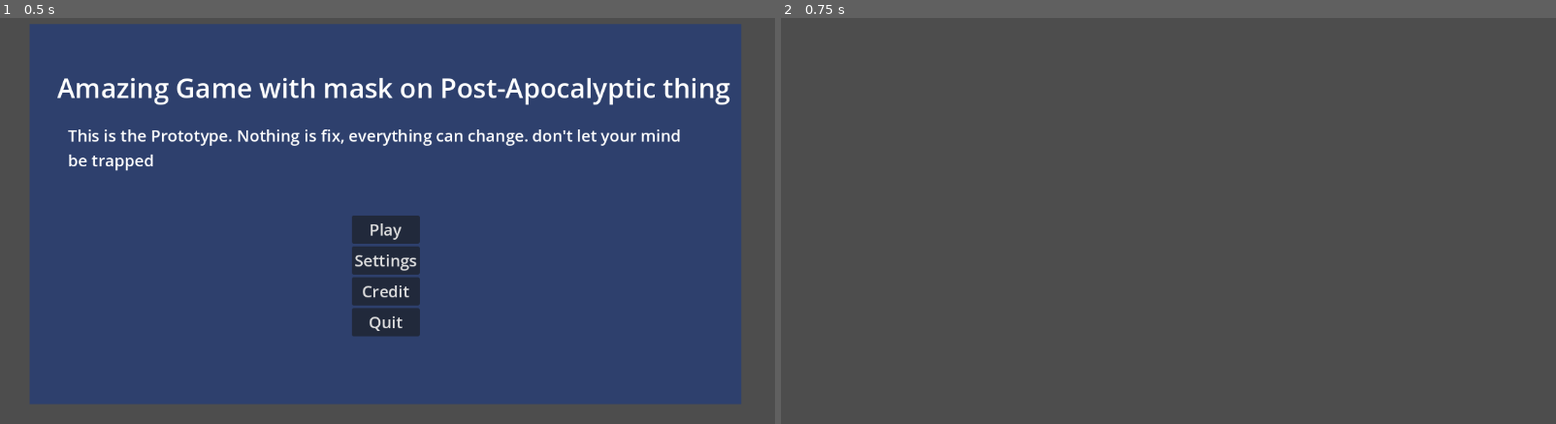
Above: before the commit, frames 1-2 (left to right).
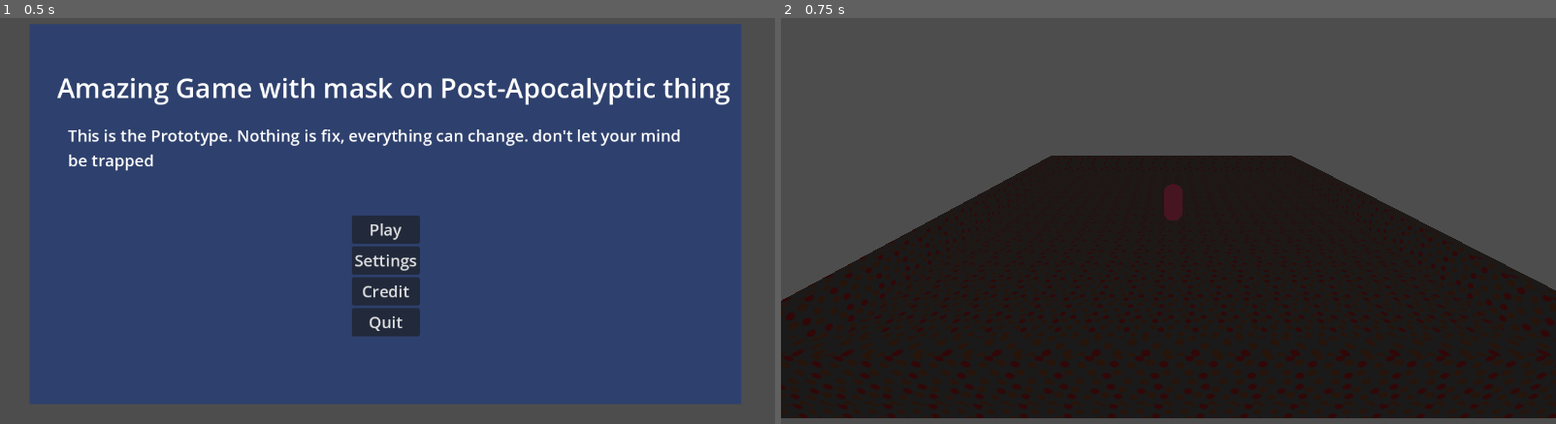
Above: after the commit, the same moments.

Repository: icvara/GGJ26
Game: Godot game, scene res://Menu/Landing_menu.tscn
The game is run twice, just before and just after one commit, with the same random seed, the same clock (stepped at 60 frames per second) and the same inputs.
Inputs:
- Up to frame 1 (0.5 s): no input
- Up to frame 2 (0.75 s): click "Play" at 0.5 s

Frame 1 is identical in both runs. In frame 2, 53% of the frame differs, in the area x 0-100%, y 33-99%.

Commit message:
player can be tested, first world environment for testing is done

Diff:
--- a/godot-ggj-26/Maps/world_map_v_1.tscn
+++ b/godot-ggj-26/Maps/world_map_v_1.tscn
@@ -10,6 +10,9 @@
 material = SubResource("StandardMaterial3D_nksan")
 size = Vector3(20, 0.5, 20)
 
+[sub_resource type="ConcavePolygonShape3D" id="ConcavePolygonShape3D_t4e86"]
+data = PackedVector3Array(-10, 0.25, 10, 10, 0.25, 10, -10, -0.25, 10, 10, 0.25, 10, 10, -0.25, 10, -10, -0.25, 10, 10, 0.25, -10, -10, 0.25, -10, 10, -0.25, -10, -10, 0.25, -10, -10, -0.25, -10, 10, -0.25, -10, 10, 0.25, 10, 10, 0.25, -10, 10, -0.25, 10, 10, 0.25, -10, 10, -0.25, -10, 10, -0.25, 10, -10, 0.25, -10, -10, 0.25, 10, -10, -0.25, -10, -10, 0.25, 10, -10, -0.25, 10, -10, -0.25, -10, 10, 0.25, 10, -10, 0.25, 10, 10, 0.25, -10, -10, 0.25, 10, -10, 0.25, -10, 10, 0.25, -10, -10, -0.25, 10, 10, -0.25, 10, -10, -0.25, -10, 10, -0.25, 10, 10, -0.25, -10, -10, -0.25, -10)
+
 [sub_resource type="StandardMaterial3D" id="StandardMaterial3D_67lws"]
 albedo_texture = ExtResource("1_t4e86")
 uv1_triplanar = true
@@ -17,6 +20,18 @@
 [sub_resource type="BoxMesh" id="BoxMesh_yti1e"]
 material = SubResource("StandardMaterial3D_67lws")
 size = Vector3(0.5, 1.5, 20)
+
+[sub_resource type="ConcavePolygonShape3D" id="ConcavePolygonShape3D_nksan"]
+data = PackedVector3Array(-0.25, 0.75, 10, 0.25, 0.75, 10, -0.25, -0.75, 10, 0.25, 0.75, 10, 0.25, -0.75, 10, -0.25, -0.75, 10, 0.25, 0.75, -10, -0.25, 0.75, -10, 0.25, -0.75, -10, -0.25, 0.75, -10, -0.25, -0.75, -10, 0.25, -0.75, -10, 0.25, 0.75, 10, 0.25, 0.75, -10, 0.25, -0.75, 10, 0.25, 0.75, -10, 0.25, -0.75, -10, 0.25, -0.75, 10, -0.25, 0.75, -10, -0.25, 0.75, 10, -0.25, -0.75, -10, -0.25, 0.75, 10, -0.25, -0.75, 10, -0.25, -0.75, -10, 0.25, 0.75, 10, -0.25, 0.75, 10, 0.25, 0.75, -10, -0.25, 0.75, 10, -0.25, 0.75, -10, 0.25, 0.75, -10, -0.25, -0.75, 10, 0.25, -0.75, 10, -0.25, -0.75, -10, 0.25, -0.75, 10, 0.25, -0.75, -10, -0.25, -0.75, -10)
+
+[sub_resource type="ConcavePolygonShape3D" id="ConcavePolygonShape3D_c61m7"]
+data = PackedVector3Array(-0.25, 0.75, 10, 0.25, 0.75, 10, -0.25, -0.75, 10, 0.25, 0.75, 10, 0.25, -0.75, 10, -0.25, -0.75, 10, 0.25, 0.75, -10, -0.25, 0.75, -10, 0.25, -0.75, -10, -0.25, 0.75, -10, -0.25, -0.75, -10, 0.25, -0.75, -10, 0.25, 0.75, 10, 0.25, 0.75, -10, 0.25, -0.75, 10, 0.25, 0.75, -10, 0.25, -0.75, -10, 0.25, -0.75, 10, -0.25, 0.75, -10, -0.25, 0.75, 10, -0.25, -0.75, -10, -0.25, 0.75, 10, -0.25, -0.75, 10, -0.25, -0.75, -10, 0.25, 0.75, 10, -0.25, 0.75, 10, 0.25, 0.75, -10, -0.25, 0.75, 10, -0.25, 0.75, -10, 0.25, 0.75, -10, -0.25, -0.75, 10, 0.25, -0.75, 10, -0.25, -0.75, -10, 0.25, -0.75, 10, 0.25, -0.75, -10, -0.25, -0.75, -10)
+
+[sub_resource type="ConcavePolygonShape3D" id="ConcavePolygonShape3D_67lws"]
+data = PackedVector3Array(-0.25, 0.75, 10, 0.25, 0.75, 10, -0.25, -0.75, 10, 0.25, 0.75, 10, 0.25, -0.75, 10, -0.25, -0.75, 10, 0.25, 0.75, -10, -0.25, 0.75, -10, 0.25, -0.75, -10, -0.25, 0.75, -10, -0.25, -0.75, -10, 0.25, -0.75, -10, 0.25, 0.75, 10, 0.25, 0.75, -10, 0.25, -0.75, 10, 0.25, 0.75, -10, 0.25, -0.75, -10, 0.25, -0.75, 10, -0.25, 0.75, -10, -0.25, 0.75, 10, -0.25, -0.75, -10, -0.25, 0.75, 10, -0.25, -0.75, 10, -0.25, -0.75, -10, 0.25, 0.75, 10, -0.25, 0.75, 10, 0.25, 0.75, -10, -0.25, 0.75, 10, -0.25, 0.75, -10, 0.25, 0.75, -10, -0.25, -0.75, 10, 0.25, -0.75, 10, -0.25, -0.75, -10, 0.25, -0.75, 10, 0.25, -0.75, -10, -0.25, -0.75, -10)
+
+[sub_resource type="ConcavePolygonShape3D" id="ConcavePolygonShape3D_yti1e"]
+data = PackedVector3Array(-0.25, 0.75, 10, 0.25, 0.75, 10, -0.25, -0.75, 10, 0.25, 0.75, 10, 0.25, -0.75, 10, -0.25, -0.75, 10, 0.25, 0.75, -10, -0.25, 0.75, -10, 0.25, -0.75, -10, -0.25, 0.75, -10, -0.25, -0.75, -10, 0.25, -0.75, -10, 0.25, 0.75, 10, 0.25, 0.75, -10, 0.25, -0.75, 10, 0.25, 0.75, -10, 0.25, -0.75, -10, 0.25, -0.75, 10, -0.25, 0.75, -10, -0.25, 0.75, 10, -0.25, -0.75, -10, -0.25, 0.75, 10, -0.25, -0.75, 10, -0.25, -0.75, -10, 0.25, 0.75, 10, -0.25, 0.75, 10, 0.25, 0.75, -10, -0.25, 0.75, 10, -0.25, 0.75, -10, 0.25, 0.75, -10, -0.25, -0.75, 10, 0.25, -0.75, 10, -0.25, -0.75, -10, 0.25, -0.75, 10, 0.25, -0.75, -10, -0.25, -0.75, -10)
 
 [node name="World_map_v1" type="Node3D"]
 
@@ -26,20 +41,45 @@
 mesh = SubResource("BoxMesh_c61m7")
 skeleton = NodePath("../..")
 
+[node name="StaticBody3D" type="StaticBody3D" parent="Ground/MeshInstance3D"]
+
+[node name="CollisionShape3D" type="CollisionShape3D" parent="Ground/MeshInstance3D/StaticBody3D"]
+shape = SubResource("ConcavePolygonShape3D_t4e86")
+
 [node name="Walls" type="Node3D" parent="."]
 
 [node name="MeshInstance3D" type="MeshInstance3D" parent="Walls"]
 transform = Transform3D(1, 0, 0, 0, 1, 0, 0, 0, 1, -9.75, 1, 0)
 mesh = SubResource("BoxMesh_yti1e")
 
+[node name="StaticBody3D" type="StaticBody3D" parent="Walls/MeshInstance3D"]
+
+[node name="CollisionShape3D" type="CollisionShape3D" parent="Walls/MeshInstance3D/StaticBody3D"]
+shape = SubResource("ConcavePolygonShape3D_nksan")
+
 [node name="MeshInstance3D2" type="MeshInstance3D" parent="Walls"]
 transform = Transform3D(1, 0, 0, 0, 1, 0, 0, 0, 1, 9.75, 1, 0)
 mesh = SubResource("BoxMesh_yti1e")
+
+[node name="StaticBody3D" type="StaticBody3D" parent="Walls/MeshInstance3D2"]
+
+[node name="CollisionShape3D2" type="CollisionShape3D" parent="Walls/MeshInstance3D2/StaticBody3D"]
+shape = SubResource("ConcavePolygonShape3D_c61m7")
 
 [node name="MeshInstance3D3" type="MeshInstance3D" parent="Walls"]
 transform = Transform3D(-4.371139e-08, 0, 1, 0, 1, 0, -1, 0, -4.371139e-08, 0, 1, -9.75)
 mesh = SubResource("BoxMesh_yti1e")
 
+[node name="StaticBody3D" type="StaticBody3D" parent="Walls/MeshInstance3D3"]
+
+[node name="CollisionShape3D3" type="CollisionShape3D" parent="Walls/MeshInstance3D3/StaticBody3D"]
+shape = SubResource("ConcavePolygonShape3D_67lws")
+
 [node name="MeshInstance3D4" type="MeshInstance3D" parent="Walls"]
 transform = Transform3D(-4.371139e-08, 0, 1, 0, 1, 0, -1, 0, -4.371139e-08, 0, 1, 9.75)
 mesh = SubResource("BoxMesh_yti1e")
+
+[node name="StaticBody3D" type="StaticBody3D" parent="Walls/MeshInstance3D4"]
+
+[node name="CollisionShape3D4" type="CollisionShape3D" parent="Walls/MeshInstance3D4/StaticBody3D"]
+shape = SubResource("ConcavePolygonShape3D_yti1e")
--- a/godot-ggj-26/main_game.tscn
+++ b/godot-ggj-26/main_game.tscn
@@ -1,13 +1,25 @@
-[gd_scene load_steps=2 format=3 uid="uid://dqmbeay2a7elk"]
+[gd_scene load_steps=5 format=3 uid="uid://dqmbeay2a7elk"]
+
+[ext_resource type="PackedScene" uid="uid://bskh5b5s54qa3" path="res://Maps/world_map_v_1.tscn" id="1_1oj5k"]
+[ext_resource type="PackedScene" uid="uid://db776obwvfsan" path="res://Player/player.tscn" id="2_yx7mw"]
+
+[sub_resource type="Sky" id="Sky_ykeeq"]
 
 [sub_resource type="Environment" id="Environment_ihbon"]
-ambient_light_source = 2
+sky = SubResource("Sky_ykeeq")
 ambient_light_color = Color(2.4065375e-07, 0, 0.60809505, 1)
-ambient_light_energy = 0.3
-reflected_light_source = 2
+ambient_light_energy = 5.0
 volumetric_fog_enabled = true
 
 [node name="Main_Game" type="Node3D"]
 
 [node name="WorldEnvironment" type="WorldEnvironment" parent="."]
 environment = SubResource("Environment_ihbon")
+
+[node name="World_map_v1" parent="." instance=ExtResource("1_1oj5k")]
+
+[node name="Camera3D" type="Camera3D" parent="."]
+transform = Transform3D(1, 0, 0, 0, 0.9063078, 0.4226183, 0, -0.4226183, 0.9063078, -0.25, 6.5, 14)
+
+[node name="Player" parent="." instance=ExtResource("2_yx7mw")]
+transform = Transform3D(1, 0, 0, 0, 1, 0, 0, 0, 1, 0, 1.25, 0)
Not shown: 1 places in godot-ggj-26/Maps/world_map_v_1.tscn that only renumber resources
